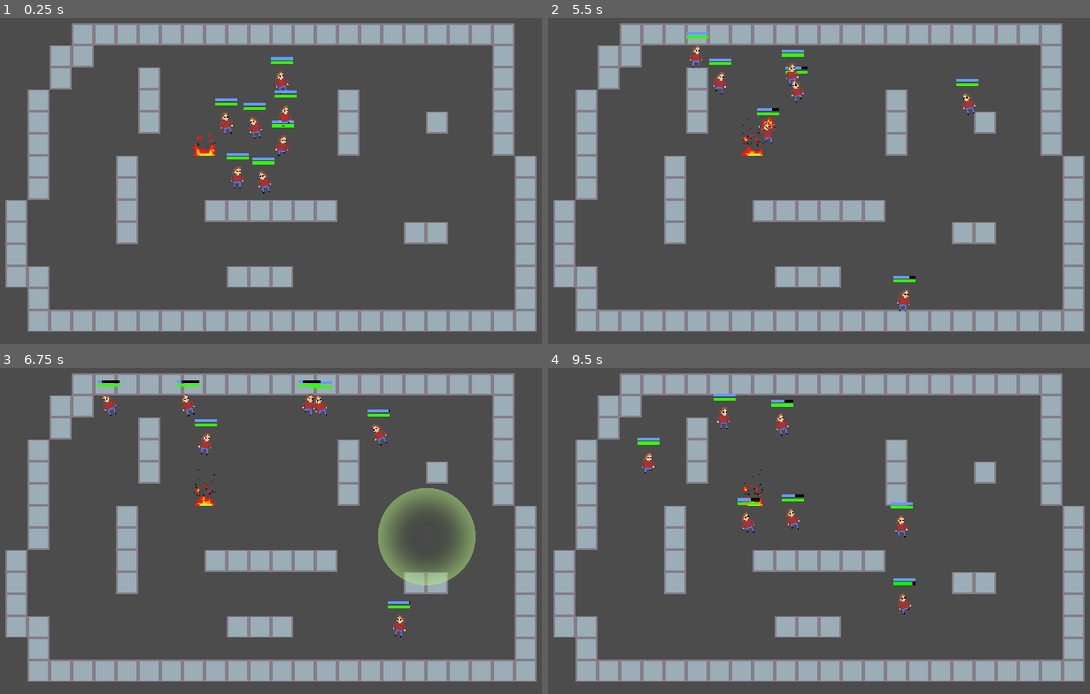
Above: before the commit, frames 1-4 (two rows, left to right).
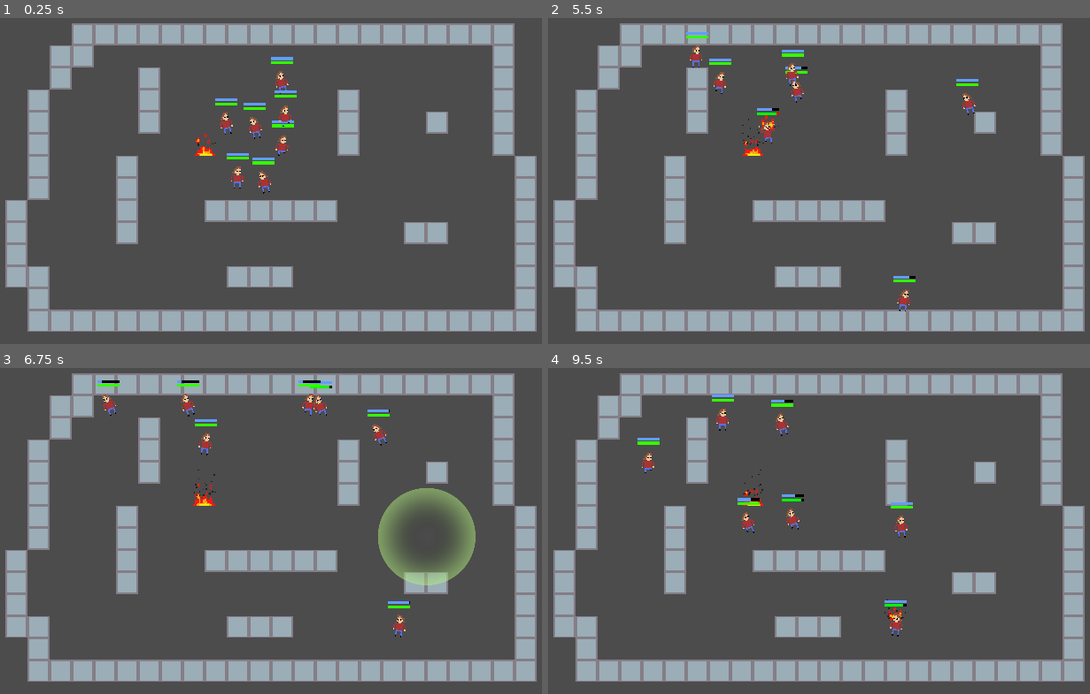
Above: after the commit, the same moments.

Repository: lukeshiner/toms
Game: Godot game, scene res://world/World.tscn
Two runs of this game, one before a commit and one after it. Both use one fixed random seed, a clock stepped at 60 frames per second and the inputs below.
Inputs (mouse positions are in pixels of both pictures, inside the frame that each line leads up to):
- Up to frame 1 (0.25 s): no input
- Up to frame 2 (5.5 s): move the mouse to (976, 187) at 0.52 s; click (976, 187) at 0.67 s; move the mouse to (678, 229) at 1.27 s; click (678, 229) at 1.42 s; move the mouse to (889, 115) at 2.02 s; click (889, 115) at 2.17 s; move the mouse to (781, 291) at 2.77 s; click (781, 291) at 2.92 s; move the mouse to (1030, 269) at 3.52 s; click (1030, 269) at 3.67 s; move the mouse to (607, 145) at 4.27 s; click (607, 145) at 4.42 s; move the mouse to (856, 207) at 5.02 s; click (856, 207) at 5.17 s
- Up to frame 3 (6.75 s): move the mouse to (162, 456) at 5.77 s; click (162, 456) at 5.92 s; move the mouse to (428, 537) at 6.52 s; click (428, 537) at 6.67 s
- Up to frame 4 (9.5 s): move the mouse to (678, 579) at 7.27 s; click (678, 579) at 7.42 s; move the mouse to (889, 465) at 8.02 s; click (889, 465) at 8.17 s; move the mouse to (781, 641) at 8.77 s; click (781, 641) at 8.92 s

The runs differ from the first frame. In frame 1, 0.1% of the frame differs, in the area x 35-40%, y 35-43%; in frame 2, 0.1%; in frame 3, 0.1%; in frame 4, 0.5%, in the area x 30-68%, y 7-83%.

Commit message:
feat: Add death states

Diff:
--- a/State.gd
+++ b/State.gd
@@ -8,6 +8,8 @@
 	handle_collision()
 
 func get_transition(_delta):
+	if parent.health <= 0:
+		return parent.DEAD
 	return null
 
 func enter_state(_previous_state):
--- a/fire/Flames.tscn
+++ b/fire/Flames.tscn
@@ -40,7 +40,7 @@
 
 [node name="AnimatedSprite" type="AnimatedSprite" parent="."]
 frames = SubResource( 6 )
-frame = 4
+frame = 2
 playing = true
 
 [node name="CollisionShape2D" type="CollisionShape2D" parent="."]
--- a/tom/Burn.gd
+++ b/tom/Burn.gd
@@ -2,7 +2,7 @@
 
 var damage_timer = Timer.new()
 var stop_burn_timer = Timer.new()
-var damage = 15
+var damage = 12
 
 func _ready():
 	can_focus = false
@@ -16,13 +16,13 @@
 	add_child(damage_timer)
 
 	stop_burn_timer.one_shot = true
-	stop_burn_timer.wait_time = (float(randi() % 30) + 20) / 10
+	stop_burn_timer.wait_time = (float(randi() % 30) + 40) / 10
 	self.add_child(stop_burn_timer)
 
 	damage_timer.connect("timeout", self, "_on_damage_timer_timeout")
 
 func _on_damage_timer_timeout():
-	parent.health -= damage
+	parent.health -= damage / 2
 
 func state_logic(delta):
 	.state_logic(delta)
@@ -31,13 +31,16 @@
 		direction = get_direction()
 
 func get_transition(_delta):
-	if stop_burn_timer.is_stopped():
+	if parent.health <= 0:
+		return parent.BURNED
+	elif stop_burn_timer.is_stopped():
 		return parent.WANDER
 	return null
 
 func enter_state(_previous_state):
 	parent.animationPlayer.play("Scared")
 	parent.fireSprite.visible = true
+	parent.health -= damage
 	direction = get_direction()
 	damage_timer.start()
 	stop_burn_timer.start()
--- /dev/null
+++ b/tom/Burned.gd
@@ -0,0 +1,9 @@
+extends State
+
+var BurnedSprite = preload("res://tom/BurnedTom.tscn")
+
+func enter_state(_previous_state):
+	var instance = BurnedSprite.instance()
+	get_tree().current_scene.add_child(instance)
+	instance.global_position = parent.global_position
+	parent.queue_free()
--- /dev/null
+++ b/tom/BurnedTom.tscn
@@ -0,0 +1,6 @@
+[gd_scene load_steps=2 format=2]
+
+[ext_resource path="res://tom/tom_burned.png" type="Texture" id=1]
+
+[node name="BurnedTom" type="Sprite"]
+texture = ExtResource( 1 )
--- /dev/null
+++ b/tom/Dead.gd
@@ -0,0 +1,9 @@
+extends State
+
+var DeadSprite = preload("res://tom/DeadTom.tscn")
+
+func enter_state(_previous_state):
+	var instance = DeadSprite.instance()
+	get_tree().current_scene.add_child(instance)
+	instance.global_position = parent.global_position
+	parent.queue_free()
--- /dev/null
+++ b/tom/DeadTom.tscn
@@ -0,0 +1,6 @@
+[gd_scene load_steps=2 format=2]
+
+[ext_resource path="res://tom/tom_dead.png" type="Texture" id=1]
+
+[node name="DeadTom" type="Sprite"]
+texture = ExtResource( 1 )
--- a/tom/Freeze.gd
+++ b/tom/Freeze.gd
@@ -1,7 +1,4 @@
 extends State
-
-func get_transition(_delta):
-	return null
 
 func enter_state(_previous_state):
 	parent.sprite.rotation_degrees = 0
--- a/tom/Idle.gd
+++ b/tom/Idle.gd
@@ -1,7 +1,4 @@
 extends State
-
-func get_transition(_delta):
-	return null
 
 func enter_state(_previous_state):
 	parent.sprite.rotation_degrees = 0
--- a/tom/Move.gd
+++ b/tom/Move.gd
@@ -23,9 +23,6 @@
 		parent.sprite.rotation_degrees = 0
 	.state_logic(delta)
 
-func get_transition(_delta):
-	return null
-
 func enter_state(_previous_state):
 	parent.animationPlayer.play("Run")
 
--- a/tom/RunFrom.gd
+++ b/tom/RunFrom.gd
@@ -5,11 +5,5 @@
 	wobble_step = 17
 	wobble_extent = 9
 
-func get_transition(_delta):
-	return null
-
 func enter_state(_previous_state):
 	parent.animationPlayer.play("Run")
-
-func exit_state(_new_state):
-	pass
--- a/tom/Tom.gd
+++ b/tom/Tom.gd
@@ -11,6 +11,8 @@
 onready var FREEZE = $StateMachine/Freeze
 onready var RUN_FROM = $StateMachine/RunFrom
 onready var BURN = $StateMachine/Burn
+onready var BURNED = $StateMachine/Burned
+onready var DEAD = $StateMachine/Dead
 
 var health = 100.0 setget health_set
 
--- a/tom/Tom.tscn
+++ b/tom/Tom.tscn
@@ -16,6 +16,8 @@
 [ext_resource path="res://tom/Burn.gd" type="Script" id=14]
 [ext_resource path="res://tom/Focus.gd" type="Script" id=15]
 [ext_resource path="res://fire/Smoke.tscn" type="PackedScene" id=16]
+[ext_resource path="res://tom/Dead.gd" type="Script" id=17]
+[ext_resource path="res://tom/Burned.gd" type="Script" id=18]
 
 [sub_resource type="AtlasTexture" id=1]
 atlas = ExtResource( 13 )
@@ -112,6 +114,12 @@
 [node name="Idle" type="Node" parent="StateMachine"]
 script = ExtResource( 10 )
 
+[node name="Burned" type="Node" parent="StateMachine"]
+script = ExtResource( 18 )
+
+[node name="Dead" type="Node" parent="StateMachine"]
+script = ExtResource( 17 )
+
 [node name="Freeze" type="Node" parent="StateMachine"]
 script = ExtResource( 11 )
 
@@ -125,6 +133,7 @@
 visible = false
 position = Vector2( 0, -4.72471 )
 frames = SubResource( 5 )
+frame = 2
 playing = true
 
 [node name="Smoke" parent="Flaming" instance=ExtResource( 16 )]
--- a/world/InputHandler.gd
+++ b/world/InputHandler.gd
@@ -1,7 +1,6 @@
 extends Node
 
 var ClickIndicator = preload("res://tom/ClickIndicator.tscn")
-onready var toms = get_tree().current_scene.get_node("Toms").get_children()
 export(float) var focus_distance = 80
 
 func click_indicator(location):
@@ -11,6 +10,7 @@
 
 
 func _input(event):
+	var toms = get_tree().current_scene.get_node("Toms").get_children()
 	if event is InputEventMouseButton and event.pressed:
 		click_indicator(event.position)
 		for tom in toms:
Not shown: 1 places in tom/Tom.tscn that only renumber resources
Binary file added: tom/tom_burned.png
Not shown, added: tom/tom_burned.png.import
Binary file added: tom/tom_dead.png
Not shown, added: tom/tom_dead.png.import
